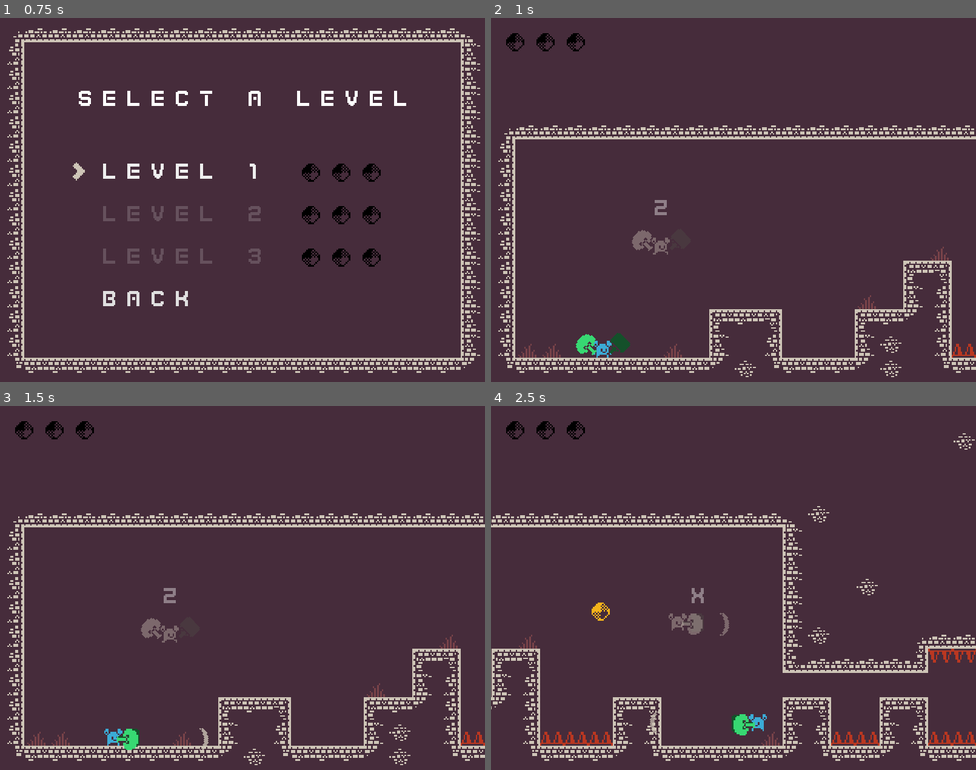
Above: before the commit, frames 1-4 (two rows, left to right).
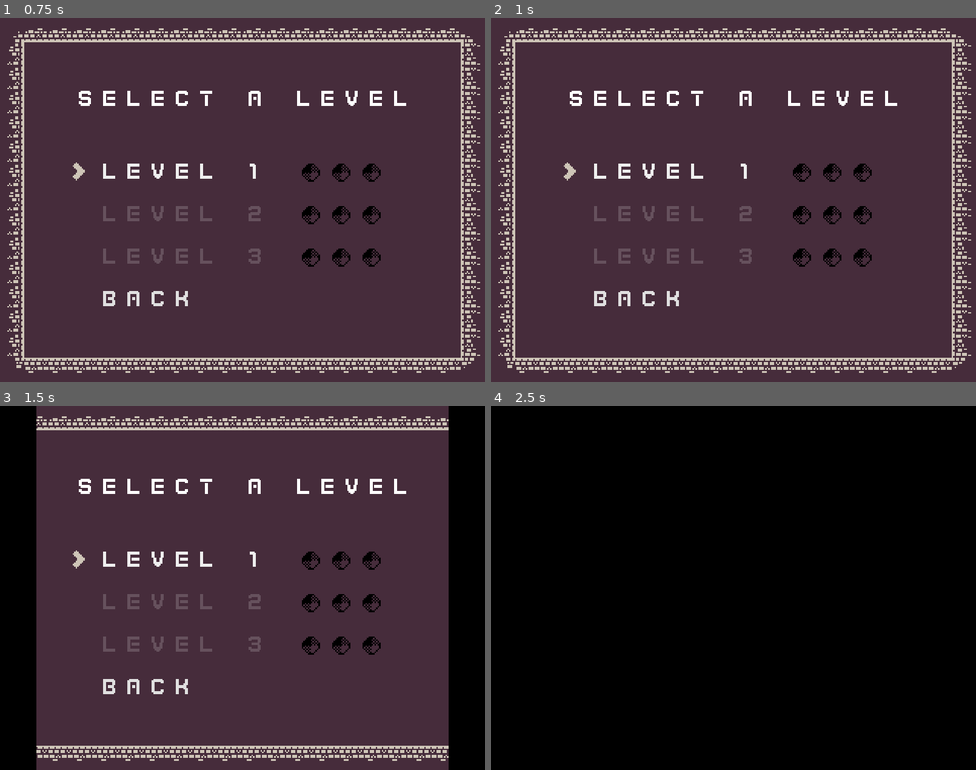
Above: after the commit, the same moments.

Repository: BasicLich/MizJam01
Game: Godot game, scene res://Main.tscn
The game is run twice, just before and just after one commit, with the same random seed, the same clock (stepped at 60 frames per second) and the same inputs. Sound files missing from this copy of the repository are replaced by a short silence.
Inputs:
- Up to frame 1 (0.75 s): tap Enter at 0.5 s; hold Right (ui_right) from 0.53 s (still down); tap X (attack) at 0.6 s
- Up to frame 2 (1 s): keep holding Right (ui_right); tap Z (jump) at 0.77 s
- Up to frame 3 (1.5 s): keep holding Right (ui_right); tap X (attack) at 1.35 s
- Up to frame 4 (2.5 s): tap Z (jump) at 1.52 s; release Right (ui_right) at 2.03 s; hold Left (ui_left) from 2.03 s (still down); tap Tab (warp) at 2.1 s; tap X (attack) at 2.3 s

Frame 1 is identical in both runs. In frame 2, 11% of the frame differs, in the area x 1-100%, y 2-99%; in frame 3, 23%; in frame 4, 100%, in the area x 0-100%, y 0-100%.

Commit message:
Player death state bug fixes, global blip confirm sfx, added level transitions.

Diff:
--- a/Gameplay.gd
+++ b/Gameplay.gd
@@ -2,6 +2,9 @@
 
 onready var buttons = $Levels
 onready var blip_sfx = $Blip
+onready var animation_player = $AnimationPlayer
+onready var transition_active = false
+onready var level_to_enter = 0
 
 func _ready():
 	buttons.get_child(0).grab_focus()
@@ -28,17 +31,46 @@
 			buttons.get_node("Level" + str(i+1)).disabled = true
 
 func _on_button_focus_entered(btn):
-	btn.get_node("Arrow").show()
-	blip_sfx.play()
+	if transition_active:
+		pass
+	else:
+		btn.get_node("Arrow").show()
+		blip_sfx.play()
 
 func _on_button_focus_exited(btn):
 	btn.get_node("Arrow").hide()
 
 func _on_Level1_pressed():
-	Globals.enter_level(0)
+	if transition_active:
+		return
+	transition_active = true
+	GlobalSounds.play_blip_confirm()
+	level_to_enter = 0
+	animation_player.play("level_transition")
 
 func _on_Level2_pressed():
-	Globals.enter_level(1)
+	if transition_active:
+		return
+	transition_active = true
+	GlobalSounds.play_blip_confirm()
+	level_to_enter = 1
+	animation_player.play("level_transition")
+
+func _on_Level3_pressed():
+	if transition_active:
+		return
+	transition_active = true
+	GlobalSounds.play_blip_confirm()
+	level_to_enter = 2
+	animation_player.play("level_transition")
 
 func _on_Back_pressed():
+	if transition_active:
+		return
+
+	GlobalSounds.play_blip_confirm()
 	get_tree().change_scene("res://Main.tscn")
+
+func _on_AnimationPlayer_animation_finished(anim_name):
+	if anim_name == "level_transition":
+		Globals.enter_level(level_to_enter)
--- a/Gameplay.tscn
+++ b/Gameplay.tscn
@@ -26,6 +26,34 @@
 [sub_resource type="StyleBoxEmpty" id=9]
 
 [sub_resource type="StyleBoxEmpty" id=10]
+
+[sub_resource type="Animation" id=11]
+resource_name = "level_transition"
+length = 1.5
+tracks/0/type = "value"
+tracks/0/path = NodePath("LeftRect:rect_position")
+tracks/0/interp = 1
+tracks/0/loop_wrap = true
+tracks/0/imported = false
+tracks/0/enabled = true
+tracks/0/keys = {
+"times": PoolRealArray( 0, 0.4, 1.5 ),
+"transitions": PoolRealArray( 1, 1, 1 ),
+"update": 0,
+"values": [ Vector2( -184, -8 ), Vector2( -184, -8 ), Vector2( -8, -8 ) ]
+}
+tracks/1/type = "value"
+tracks/1/path = NodePath("RightRect:rect_position")
+tracks/1/interp = 1
+tracks/1/loop_wrap = true
+tracks/1/imported = false
+tracks/1/enabled = true
+tracks/1/keys = {
+"times": PoolRealArray( 0, 0.4, 1.5 ),
+"transitions": PoolRealArray( 1, 1, 1 ),
+"update": 0,
+"values": [ Vector2( 336, -8 ), Vector2( 336, -8 ), Vector2( 160, -8 ) ]
+}
 
 [node name="Gameplay" type="Node2D"]
 script = ExtResource( 3 )
@@ -250,7 +278,31 @@
 
 [node name="Blip" type="AudioStreamPlayer" parent="."]
 stream = ExtResource( 6 )
+
+[node name="AnimationPlayer" type="AnimationPlayer" parent="."]
+anims/level_transition = SubResource( 11 )
+
+[node name="LeftRect" type="ColorRect" parent="."]
+margin_left = -184.0
+margin_top = -8.0
+margin_right = -16.0
+margin_bottom = 248.0
+color = Color( 0, 0, 0, 1 )
+__meta__ = {
+"_edit_use_anchors_": false
+}
+
+[node name="RightRect" type="ColorRect" parent="."]
+margin_left = 336.0
+margin_top = -8.0
+margin_right = 504.0
+margin_bottom = 248.0
+color = Color( 0, 0, 0, 1 )
+__meta__ = {
+"_edit_use_anchors_": false
+}
 [connection signal="pressed" from="Levels/Level1" to="." method="_on_Level1_pressed"]
 [connection signal="pressed" from="Levels/Level2" to="." method="_on_Level2_pressed"]
-[connection signal="pressed" from="Levels/Level3" to="." method="_on_Level2_pressed"]
+[connection signal="pressed" from="Levels/Level3" to="." method="_on_Level3_pressed"]
 [connection signal="pressed" from="Levels/Back" to="." method="_on_Back_pressed"]
+[connection signal="animation_finished" from="AnimationPlayer" to="." method="_on_AnimationPlayer_animation_finished"]
--- /dev/null
+++ b/GlobalSounds.gd
@@ -0,0 +1,4 @@
+extends Node
+
+func play_blip_confirm():
+	$BlipConfirm.play()
--- /dev/null
+++ b/GlobalSounds.tscn
@@ -0,0 +1,10 @@
+[gd_scene load_steps=3 format=2]
+
+[ext_resource path="res://SharedAssets/blip_confirm.wav" type="AudioStream" id=1]
+[ext_resource path="res://GlobalSounds.gd" type="Script" id=2]
+
+[node name="GlobalSounds" type="Node"]
+script = ExtResource( 2 )
+
+[node name="BlipConfirm" type="AudioStreamPlayer" parent="."]
+stream = ExtResource( 1 )
--- a/Levels/AbstractLevel.tscn
+++ b/Levels/AbstractLevel.tscn
@@ -1,9 +1,65 @@
-[gd_scene load_steps=5 format=2]
+[gd_scene load_steps=7 format=2]
 
 [ext_resource path="res://SharedAssets/coin.png" type="Texture" id=1]
 [ext_resource path="res://Levels/LevelFinishedUI.tscn" type="PackedScene" id=2]
 [ext_resource path="res://Levels/Level.gd" type="Script" id=3]
 [ext_resource path="res://PauseMenu.tscn" type="PackedScene" id=4]
+
+[sub_resource type="Animation" id=1]
+resource_name = "end_transition"
+length = 1.5
+tracks/0/type = "value"
+tracks/0/path = NodePath("LeftRect:rect_position")
+tracks/0/interp = 1
+tracks/0/loop_wrap = true
+tracks/0/imported = false
+tracks/0/enabled = true
+tracks/0/keys = {
+"times": PoolRealArray( 0, 0.4, 1.5 ),
+"transitions": PoolRealArray( 1, 1, 1 ),
+"update": 0,
+"values": [ Vector2( -184, -8 ), Vector2( -184, -8 ), Vector2( -8, -8 ) ]
+}
+tracks/1/type = "value"
+tracks/1/path = NodePath("RightRect:rect_position")
+tracks/1/interp = 1
+tracks/1/loop_wrap = true
+tracks/1/imported = false
+tracks/1/enabled = true
+tracks/1/keys = {
+"times": PoolRealArray( 0, 0.4, 1.5 ),
+"transitions": PoolRealArray( 1, 1, 1 ),
+"update": 0,
+"values": [ Vector2( 336, -8 ), Vector2( 336, -8 ), Vector2( 160, -8 ) ]
+}
+
+[sub_resource type="Animation" id=2]
+resource_name = "start_transition"
+length = 1.2
+tracks/0/type = "value"
+tracks/0/path = NodePath("LeftRect:rect_position")
+tracks/0/interp = 1
+tracks/0/loop_wrap = true
+tracks/0/imported = false
+tracks/0/enabled = true
+tracks/0/keys = {
+"times": PoolRealArray( 0.2, 1.2 ),
+"transitions": PoolRealArray( 1, 1 ),
+"update": 0,
+"values": [ Vector2( -8, -8 ), Vector2( -176, -8 ) ]
+}
+tracks/1/type = "value"
+tracks/1/path = NodePath("RightRect:rect_position")
+tracks/1/interp = 1
+tracks/1/loop_wrap = true
+tracks/1/imported = false
+tracks/1/enabled = true
+tracks/1/keys = {
+"times": PoolRealArray( 0.2, 1.2 ),
+"transitions": PoolRealArray( 1, 1 ),
+"update": 0,
+"values": [ Vector2( 160, -8 ), Vector2( 328, -8 ) ]
+}
 
 [node name="AbstractLevel" type="Node2D"]
 script = ExtResource( 3 )
@@ -61,4 +117,28 @@
 
 [node name="PauseMenu" parent="UILayer" instance=ExtResource( 4 )]
 
+[node name="LeftRect" type="ColorRect" parent="UILayer"]
+margin_left = -8.0
+margin_top = -8.0
+margin_right = 160.0
+margin_bottom = 248.0
+color = Color( 0, 0, 0, 1 )
+__meta__ = {
+"_edit_use_anchors_": false
+}
+
+[node name="RightRect" type="ColorRect" parent="UILayer"]
+margin_left = 160.0
+margin_top = -8.0
+margin_right = 328.0
+margin_bottom = 248.0
+color = Color( 0, 0, 0, 1 )
+__meta__ = {
+"_edit_use_anchors_": false
+}
+
+[node name="AnimationPlayer" type="AnimationPlayer" parent="UILayer"]
+anims/end_transition = SubResource( 1 )
+anims/start_transition = SubResource( 2 )
+
 [node name="ThemeSong" type="AudioStreamPlayer" parent="."]
--- a/Levels/Level.gd
+++ b/Levels/Level.gd
@@ -4,18 +4,22 @@
 onready var theme = $ThemeSong
 onready var coin_slots = $UILayer/CoinSlots/Slots
 onready var pause_menu = $UILayer/PauseMenu
+onready var transition_animation_player = $UILayer/AnimationPlayer
 
+onready var player_died = false
 onready var coins_collected = [false, false, false]
 
 func _ready():
 	randomize()
-	theme.play()
 
 	# Update coins UI if coins were already collected
 	var global_coins = Globals.coins_in_levels[Globals.current_level_index]
 	for i in range(3):
 		if global_coins[i]:
 			_on_coin_collected(i)
+
+	transition_animation_player.connect("animation_finished", self, "_transition_anim_finished")
+	transition_animation_player.play("start_transition")
 
 func stop_music():
 	theme.stop()
@@ -26,6 +30,13 @@
 	check_coins_collected()
 	pause_menu.can_pause = false
 
+func play_death_transition():
+	player_died = true
+	transition_animation_player.play("end_transition")
+
+func play_next_transition():
+	transition_animation_player.play("end_transition")
+
 func check_coins_collected():
 	Globals.update_coins_collected_in_level(Globals.current_level_index, coins_collected)
 
@@ -33,3 +44,12 @@
 	var slot = coin_slots.get_node("Slot" + str(i+1))
 	slot.modulate = Color(1, 1, 1, 1)
 	coins_collected[i] = true
+
+func _transition_anim_finished(anim):
+	if anim == "start_transition":
+		theme.play()
+	elif anim == "end_transition":
+		if player_died:
+			get_tree().reload_current_scene()
+		else:
+			Globals.next_level()
--- a/Levels/Level01.tscn
+++ b/Levels/Level01.tscn
@@ -15,6 +15,62 @@
 [ext_resource path="res://SharedAssets/coin.png" type="Texture" id=13]
 [ext_resource path="res://PauseMenu.tscn" type="PackedScene" id=14]
 
+[sub_resource type="Animation" id=1]
+resource_name = "end_transition"
+length = 1.5
+tracks/0/type = "value"
+tracks/0/path = NodePath("LeftRect:rect_position")
+tracks/0/interp = 1
+tracks/0/loop_wrap = true
+tracks/0/imported = false
+tracks/0/enabled = true
+tracks/0/keys = {
+"times": PoolRealArray( 0, 0.4, 1.5 ),
+"transitions": PoolRealArray( 1, 1, 1 ),
+"update": 0,
+"values": [ Vector2( -184, -8 ), Vector2( -184, -8 ), Vector2( -8, -8 ) ]
+}
+tracks/1/type = "value"
+tracks/1/path = NodePath("RightRect:rect_position")
+tracks/1/interp = 1
+tracks/1/loop_wrap = true
+tracks/1/imported = false
+tracks/1/enabled = true
+tracks/1/keys = {
+"times": PoolRealArray( 0, 0.4, 1.5 ),
+"transitions": PoolRealArray( 1, 1, 1 ),
+"update": 0,
+"values": [ Vector2( 336, -8 ), Vector2( 336, -8 ), Vector2( 160, -8 ) ]
+}
+
+[sub_resource type="Animation" id=2]
+resource_name = "start_transition"
+length = 1.2
+tracks/0/type = "value"
+tracks/0/path = NodePath("LeftRect:rect_position")
+tracks/0/interp = 1
+tracks/0/loop_wrap = true
+tracks/0/imported = false
+tracks/0/enabled = true
+tracks/0/keys = {
+"times": PoolRealArray( 0.2, 1.2 ),
+"transitions": PoolRealArray( 1, 1 ),
+"update": 0,
+"values": [ Vector2( -8, -8 ), Vector2( -176, -8 ) ]
+}
+tracks/1/type = "value"
+tracks/1/path = NodePath("RightRect:rect_position")
+tracks/1/interp = 1
+tracks/1/loop_wrap = true
+tracks/1/imported = false
+tracks/1/enabled = true
+tracks/1/keys = {
+"times": PoolRealArray( 0.2, 1.2 ),
+"transitions": PoolRealArray( 1, 1 ),
+"update": 0,
+"values": [ Vector2( 160, -8 ), Vector2( 328, -8 ) ]
+}
+
 [node name="Level01" type="Node2D"]
 script = ExtResource( 9 )
 __meta__ = {
@@ -234,6 +290,30 @@
 
 [node name="PauseMenu" parent="UILayer" instance=ExtResource( 14 )]
 
+[node name="LeftRect" type="ColorRect" parent="UILayer"]
+margin_left = -8.0
+margin_top = -8.0
+margin_right = 160.0
+margin_bottom = 248.0
+color = Color( 0, 0, 0, 1 )
+__meta__ = {
+"_edit_use_anchors_": false
+}
+
+[node name="RightRect" type="ColorRect" parent="UILayer"]
+margin_left = 160.0
+margin_top = -8.0
+margin_right = 328.0
+margin_bottom = 248.0
+color = Color( 0, 0, 0, 1 )
+__meta__ = {
+"_edit_use_anchors_": false
+}
+
+[node name="AnimationPlayer" type="AnimationPlayer" parent="UILayer"]
+anims/end_transition = SubResource( 1 )
+anims/start_transition = SubResource( 2 )
+
 [node name="DebugSpawn" parent="." instance=ExtResource( 11 )]
 position = Vector2( 432, 196 )
 warp_enabled = true
--- a/Levels/LevelFinishedUI.gd
+++ b/Levels/LevelFinishedUI.gd
@@ -14,7 +14,10 @@
 	if can_read_input:
 		if event is InputEventKey:
 			if event.pressed:
-				Globals.next_level()
+				#Globals.next_level()
+				# Start transition effect
+				GlobalSounds.play_blip_confirm()
+				get_parent().get_parent().play_next_transition()
 				can_read_input = false
 
 func show_ui():
--- a/Main.gd
+++ b/Main.gd
@@ -2,6 +2,7 @@
 
 onready var buttons = $Buttons
 onready var blip_sfx = $Blip
+onready var blip_confirm_sfx = $BlipConfirm
 
 func _ready():
 	buttons.get_child(0).grab_focus()
@@ -21,6 +22,7 @@
 	btn.get_node("Arrow").hide()
 
 func _on_Start_pressed():
+	GlobalSounds.play_blip_confirm()
 	get_tree().change_scene("res://Gameplay.tscn")
 
 func _on_Exit_pressed():
--- a/Main.tscn
+++ b/Main.tscn
@@ -1,9 +1,10 @@
-[gd_scene load_steps=15 format=2]
+[gd_scene load_steps=16 format=2]
 
 [ext_resource path="res://Main.gd" type="Script" id=1]
 [ext_resource path="res://SharedAssets/PixelFontNormal.tres" type="DynamicFont" id=2]
 [ext_resource path="res://SharedAssets/blip.wav" type="AudioStream" id=3]
 [ext_resource path="res://SharedAssets/right_arrow.png" type="Texture" id=4]
+[ext_resource path="res://SharedAssets/blip_confirm.wav" type="AudioStream" id=5]
 
 [sub_resource type="StyleBoxEmpty" id=1]
 
@@ -113,5 +114,8 @@
 
 [node name="Blip" type="AudioStreamPlayer" parent="."]
 stream = ExtResource( 3 )
+
+[node name="BlipConfirm" type="AudioStreamPlayer" parent="."]
+stream = ExtResource( 5 )
 [connection signal="pressed" from="Buttons/Start" to="." method="_on_Start_pressed"]
 [connection signal="pressed" from="Buttons/Exit" to="." method="_on_Exit_pressed"]
--- a/Player/Player.gd
+++ b/Player/Player.gd
@@ -29,6 +29,7 @@
 
 onready var hp = 3
 onready var damage_immunity = false
+onready var has_died = false # Hacky fix for death sfx playing even after dying
 
 onready var state_machine = $StateMachine
 onready var animation_player = $AnimationPlayer
@@ -50,7 +51,7 @@
 onready var current_debug_point = 0
 
 func _physics_process(_delta):
-	if state_machine.state == state_machine.States.DEAD:
+	if state_machine.state == state_machine.States.DEAD or has_died:
 		return
 
 	# Debug warping, TODO disable for release
@@ -135,7 +136,7 @@
 
 func can_attack():
 	return state_machine.state != state_machine.States.FAN_STRIKE \
-		and attack_cooldown_timer.is_stopped()
+		and attack_cooldown_timer.is_stopped() and !has_died
 
 func fan_strike():
 	fan_strike_timer.start()
@@ -178,10 +179,11 @@
 	damage_animation_player.play("hurt")
 	damage_immunity_timer.start()
 	damage_immunity = true
-	death_sfx.play()
+	if not has_died:
+		death_sfx.play()
 	if hp <= 0:
 		hp = 0
-		#death_sfx.play()
+		has_died = true
 		get_parent().stop_music()
 		state_machine.set_state(state_machine.States.DEAD)
 
@@ -220,8 +222,7 @@
 	state_machine.set_state(state_machine.States.FALL)
 
 func _on_DeathTimer_timeout():
-	# TODO: checkpoints?
-	get_tree().reload_current_scene()
+	get_parent().play_death_transition()
 
 func _on_FootstepTimer_timeout():
 	if state_machine.state == state_machine.States.RUN:
--- a/project.godot
+++ b/project.godot
@@ -22,6 +22,7 @@
 [autoload]
 
 Globals="*res://Globals.gd"
+GlobalSounds="*res://GlobalSounds.tscn"
 
 [display]
 
Not shown: 1 places in Gameplay.tscn that only renumber resources
Not shown: 1 places in Levels/Level01.tscn that only renumber resources
Not shown, added: SharedAssets/blip_confirm.wav.import
Not shown, added: SharedAssets/blip_confirm.wav
